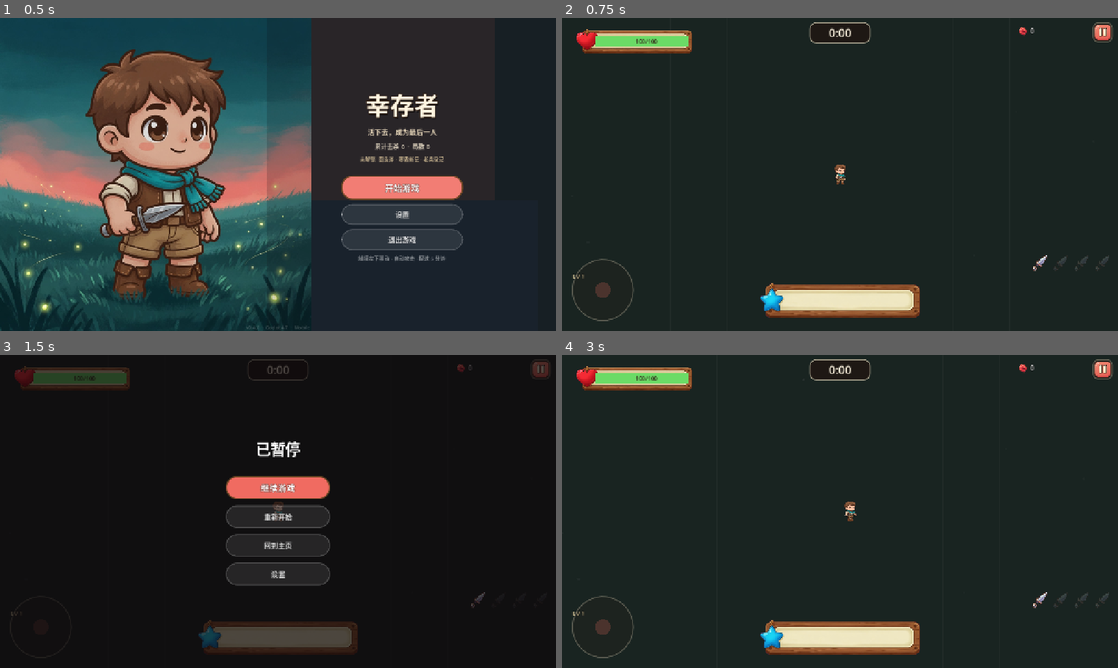
Above: before the commit, frames 1-4 (two rows, left to right).
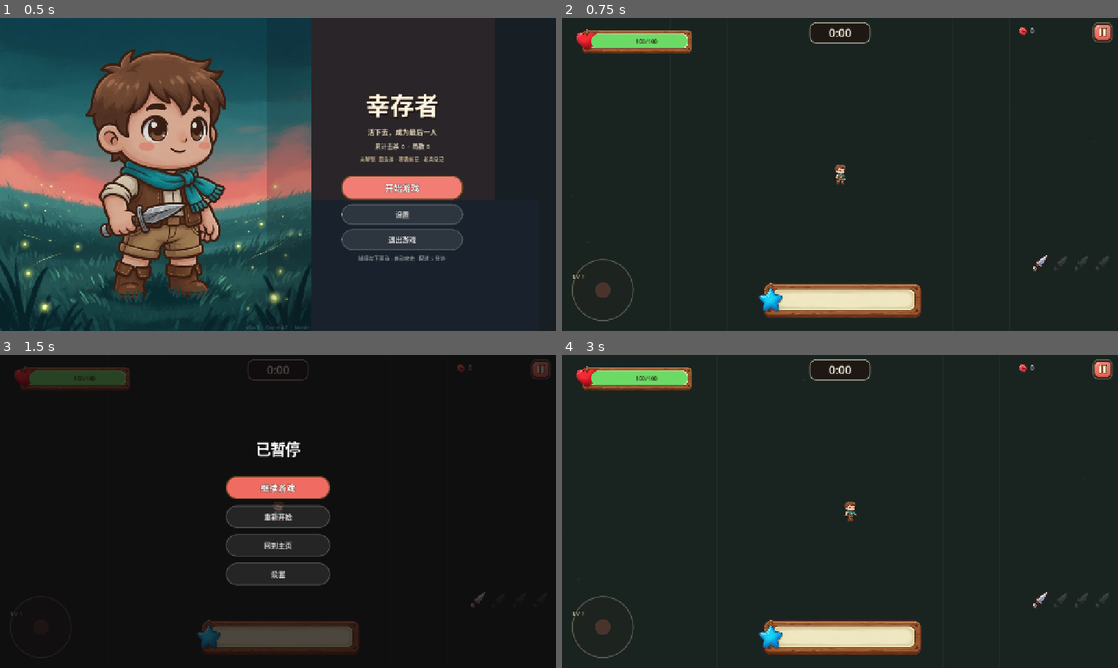
Above: after the commit, the same moments.

Repository: zoubaizoubai/survival_test
Game: Godot game, scene res://scenes/home.tscn
Same seed, same stepped clock (60 frames per second), same inputs: the game is played once before the commit and once after it. The engine's default icon, where the game draws it, is replaced by a stand-in: a white triangle on a blue panel in a dark square.
Inputs (mouse positions are in pixels of both pictures, inside the frame that each line leads up to):
- Up to frame 1 (0.5 s): no input
- Up to frame 2 (0.75 s): click "开始游戏" at 0.5 s
- Up to frame 3 (1.5 s): click (539, 370) at 1.25 s
- Up to frame 4 (3 s): click "重新开始" at 2 s; tap Enter (ui_accept) at 2.75 s; move the mouse to (962, 495) at 2.77 s; hold D (move_right) from 2.78 s (still down); tap Space at 2.85 s; click (962, 495) at 2.92 s

Frame 1 is identical in both runs. In frame 2, 1.1% of the frame differs, in the area x 5-65%, y 4-96%; in frame 3, 0.2%; in frame 4, 1.1%.

Commit message:
fix: seat HP and XP fills in the wood-bar troughs
Map fill rects from the cream slot in each bar texture after keep-aspect
centering, and use a pill-shaped fill so 100% covers the rounded inner
trough instead of a short, offset rectangle.

Diff:
--- a/scripts/hud.gd
+++ b/scripts/hud.gd
@@ -5,9 +5,9 @@
 const UiStyle := preload("res://scripts/ui_style.gd")
 
 var game: Node2D
-var hp_fill: ColorRect
+var hp_fill: Control
 var hp_label: Label
-var xp_fill: ColorRect
+var xp_fill: Control
 var lv_label: Label
 var time_label: Label
 var kill_label: Label
@@ -36,7 +36,7 @@
 	low_overlay.mouse_filter = Control.MOUSE_FILTER_IGNORE
 	add_child(low_overlay)
 
-	var hp_parts: Dictionary = _make_framed_bar("HpBg", "res://assets/ui/hp_bar.png", Vector2(300, 88), Color(0.42, 0.86, 0.40))
+	var hp_parts: Dictionary = _make_framed_bar("HpBg", "res://assets/ui/hp_bar.png", Vector2(300, 88), Color(0.42, 0.86, 0.40), Rect2(0.1680, 0.3046, 0.7441, 0.3775))
 	_hp_bg = hp_parts["wrap"]
 	hp_fill = hp_parts["fill"]
 	_hp_trough = hp_parts["trough"]
@@ -120,7 +120,7 @@
 	)
 	add_child(pause_btn)
 
-	var xp_parts: Dictionary = _make_framed_bar("XpBar", "res://assets/ui/xp_bar.png", Vector2(420, 124), Color(0.32, 0.72, 0.95))
+	var xp_parts: Dictionary = _make_framed_bar("XpBar", "res://assets/ui/xp_bar.png", Vector2(420, 126), Color(0.32, 0.72, 0.95), Rect2(0.1367, 0.3052, 0.7754, 0.3766))
 	_xp_bar = xp_parts["wrap"]
 	xp_fill = xp_parts["fill"]
 	_xp_trough = xp_parts["trough"]
@@ -178,7 +178,7 @@
 	if _hp_bg:
 		_hp_bg.position = Vector2(margin, top_margin)
 		_hp_bg.size = Vector2(300, 88)
-		_layout_trough(_hp_bg, _hp_trough)
+		_layout_trough(_hp_bg)
 	var kill_wrap: Control = get_node_or_null("KillWrap") as Control
 	if kill_wrap:
 		kill_wrap.offset_left = -250 if is_wide else -230
@@ -198,10 +198,10 @@
 	if _xp_bar:
 		_xp_bar.offset_left = -210
 		_xp_bar.offset_right = 210
-		_xp_bar.offset_top = -132
+		_xp_bar.offset_top = -134
 		_xp_bar.offset_bottom = -8
-		_xp_bar.size = Vector2(420, 124)
-		_layout_trough(_xp_bar, _xp_trough)
+		_xp_bar.size = Vector2(420, 126)
+		_layout_trough(_xp_bar)
 	if _weapon_row:
 		_weapon_row.offset_left = -200
 		_weapon_row.offset_right = -16
@@ -216,14 +216,16 @@
 		_time_bg.offset_bottom = 50
 
 
-func _make_framed_bar(bar_name: String, frame_path: String, bar_size: Vector2, fill_color: Color) -> Dictionary:
+func _make_framed_bar(bar_name: String, frame_path: String, bar_size: Vector2, fill_color: Color, trough_uv: Rect2) -> Dictionary:
 	var wrap := Control.new()
 	wrap.name = bar_name
 	wrap.custom_minimum_size = bar_size
 	wrap.size = bar_size
 	wrap.mouse_filter = Control.MOUSE_FILTER_IGNORE
 	wrap.clip_contents = true
+	wrap.set_meta("trough_uv", trough_uv)
 	var frame := TextureRect.new()
+	frame.name = "Frame"
 	frame.texture = UiStyle.tex(frame_path)
 	frame.expand_mode = TextureRect.EXPAND_IGNORE_SIZE
 	frame.stretch_mode = TextureRect.STRETCH_KEEP_ASPECT_CENTERED
@@ -235,28 +237,64 @@
 	trough.clip_contents = true
 	trough.mouse_filter = Control.MOUSE_FILTER_IGNORE
 	wrap.add_child(trough)
-	var fill := ColorRect.new()
-	fill.color = fill_color
+	var fill := Panel.new()
+	fill.name = "Fill"
 	fill.mouse_filter = Control.MOUSE_FILTER_IGNORE
+	var fsb := StyleBoxFlat.new()
+	fsb.bg_color = fill_color
+	fsb.set_corner_radius_all(20)
+	fill.add_theme_stylebox_override("panel", fsb)
 	trough.add_child(fill)
-	_layout_trough(wrap, trough)
+	_layout_trough(wrap)
 	return {"wrap": wrap, "trough": trough, "fill": fill}
 
 
-func _layout_trough(wrap: Control, trough: Control) -> void:
-	if wrap == null or trough == null:
-		return
+func _layout_trough(wrap: Control) -> void:
+	if wrap == null:
+		return
+	var frame: TextureRect = wrap.get_node_or_null("Frame") as TextureRect
+	var trough: Control = wrap.get_node_or_null("Trough") as Control
+	if trough == null:
+		return
+	var uv: Rect2 = wrap.get_meta("trough_uv", Rect2(0.17, 0.30, 0.74, 0.38)) as Rect2
+	var drawn: Rect2 = _displayed_tex_rect(wrap, frame)
+	trough.position = Vector2(drawn.position.x + drawn.size.x * uv.position.x, drawn.position.y + drawn.size.y * uv.position.y)
+	trough.size = Vector2(drawn.size.x * uv.size.x, drawn.size.y * uv.size.y)
+
+
+func _displayed_tex_rect(wrap: Control, frame: TextureRect) -> Rect2:
+	if wrap == null:
+		return Rect2()
 	var s: Vector2 = wrap.size
-	# 木框贴图左右有心/星装饰，填充盖在中间奶油槽上（贴图槽是不透明的）
-	trough.position = Vector2(s.x * 0.205, s.y * 0.36)
-	trough.size = Vector2(s.x * 0.72, s.y * 0.30)
-
-
-func _set_fill(fill: ColorRect, trough: Control, pct: float) -> void:
+	if frame == null or frame.texture == null:
+		return Rect2(Vector2.ZERO, s)
+	var ts: Vector2 = frame.texture.get_size()
+	if ts.x <= 0.0 or ts.y <= 0.0:
+		return Rect2(Vector2.ZERO, s)
+	var sc: float = minf(s.x / ts.x, s.y / ts.y)
+	var ds: Vector2 = ts * sc
+	return Rect2((s - ds) * 0.5, ds)
+
+
+func _set_fill(fill: Control, trough: Control, pct: float) -> void:
 	if fill == null or trough == null:
 		return
+	var h: float = trough.size.y
 	fill.position = Vector2.ZERO
-	fill.size = Vector2(trough.size.x * clampf(pct, 0.0, 1.0), trough.size.y)
+	fill.size = Vector2(trough.size.x * clampf(pct, 0.0, 1.0), h)
+	if fill is Panel:
+		var sb: StyleBox = (fill as Panel).get_theme_stylebox("panel")
+		if sb is StyleBoxFlat:
+			(sb as StyleBoxFlat).set_corner_radius_all(int(round(h * 0.5)))
+
+
+func _set_fill_color(fill: Control, col: Color) -> void:
+	if fill is Panel:
+		var sb: StyleBox = (fill as Panel).get_theme_stylebox("panel")
+		if sb is StyleBoxFlat:
+			(sb as StyleBoxFlat).bg_color = col
+	elif fill is ColorRect:
+		(fill as ColorRect).color = col
 
 
 func _make_label(txt: String, font_size: int, col: Color, outline: bool = true) -> Label:
@@ -281,7 +319,7 @@
 		return
 	var pct := clampf(pl.hp / pl.max_hp, 0.0, 1.0)
 	_set_fill(hp_fill, _hp_trough, pct)
-	hp_fill.color = Color(0.42, 0.86, 0.40) if pct > 0.5 else (Color(0.95, 0.78, 0.28) if pct > 0.25 else Color(0.95, 0.35, 0.3))
+	_set_fill_color(hp_fill, Color(0.42, 0.86, 0.40) if pct > 0.5 else (Color(0.95, 0.78, 0.28) if pct > 0.25 else Color(0.95, 0.35, 0.3)))
 	hp_label.text = "%d/%d" % [int(ceilf(pl.hp)), int(pl.max_hp)]
 	var xp_pct := clampf(float(pl.xp) / float(maxi(pl.xp_needed(), 1)), 0.0, 1.0)
 	_set_fill(xp_fill, _xp_trough, xp_pct)
--- a/tests/baseline.json
+++ b/tests/baseline.json
@@ -1,5 +1,5 @@
 {
-	"elapsed_msec": 3703,
+	"elapsed_msec": 3707,
 	"godot_version": {
 		"build": "official",
 		"hash": "ed1daf0bf001b61586d9930840f2f1394092c079",
@@ -13,51 +13,51 @@
 	},
 	"scenarios": [
 		{
-			"avg_ms": 0.381255,
+			"avg_ms": 0.38017,
 			"elapsed": 60.0,
 			"enemies": 170,
 			"iterations": 200,
-			"object_count": 2647,
+			"object_count": 2649,
 			"object_nodes": 782,
-			"p50_ms": 0.379,
-			"p95_ms": 0.427,
+			"p50_ms": 0.376,
+			"p95_ms": 0.438,
 			"pickups": 350,
 			"seed": 1397,
 			"total_nodes": 777
 		},
 		{
-			"avg_ms": 0.430025,
+			"avg_ms": 0.43152,
 			"elapsed": 180.0,
 			"enemies": 171,
 			"iterations": 200,
-			"object_count": 2650,
+			"object_count": 2652,
 			"object_nodes": 784,
-			"p50_ms": 0.429,
-			"p95_ms": 0.468,
+			"p50_ms": 0.428,
+			"p95_ms": 0.481,
 			"pickups": 350,
 			"seed": 1517,
 			"total_nodes": 779
 		},
 		{
-			"avg_ms": 0.10609,
+			"avg_ms": 0.10604,
 			"elapsed": 300.0,
 			"enemies": 171,
 			"iterations": 200,
-			"object_count": 2650,
+			"object_count": 2652,
 			"object_nodes": 784,
-			"p50_ms": 0.096,
-			"p95_ms": 0.13,
+			"p50_ms": 0.095,
+			"p95_ms": 0.132,
 			"pickups": 350,
 			"seed": 1637,
 			"total_nodes": 779
 		},
 		{
-			"avg_ms": 0.34908,
+			"avg_ms": 0.34968,
 			"elapsed": 999.0,
 			"enemies": 170,
 			"label": "caps",
-			"object_count": 2659,
-			"p95_ms": 0.406,
+			"object_count": 2661,
+			"p95_ms": 0.39,
 			"pickups": 350,
 			"seed": 11336,
 			"total_nodes": 778
@@ -69,5 +69,5 @@
 		"passed": 347,
 		"total": 347
 	},
-	"timestamp": "2026-08-22 19:18:02"
+	"timestamp": "2026-08-22 19:38:21"
 }
